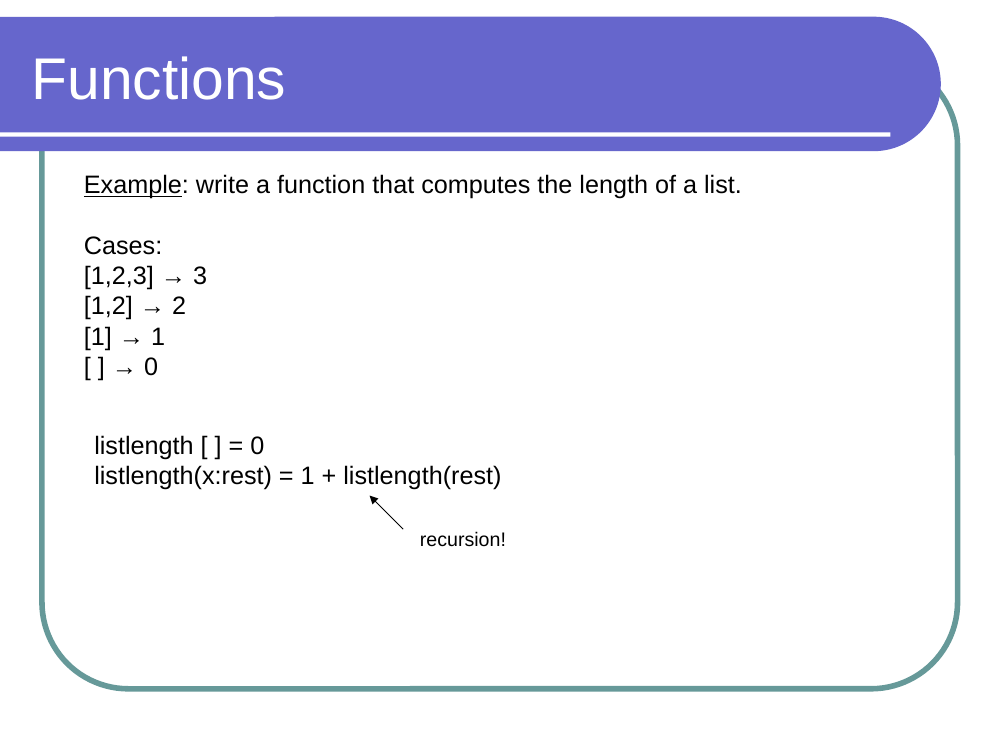
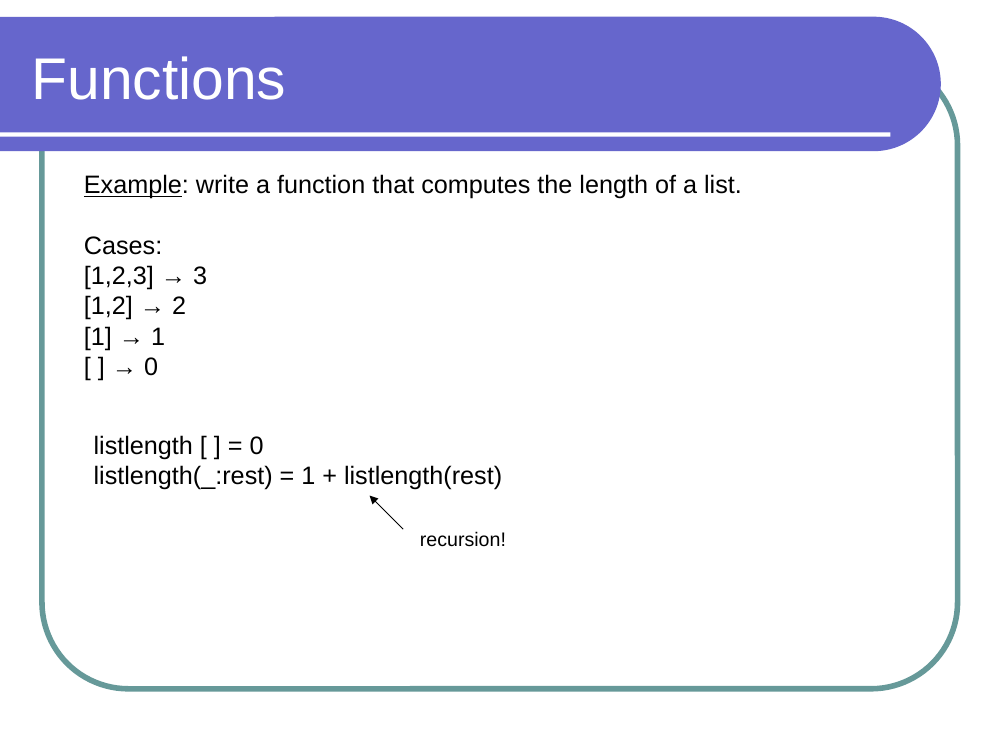
Before and after one commit to lutzhamel/CSC301, a slide deck: slide 2 of notes/csc301-ln015.ppt. Drawn at 1008x756 pixels with LibreOffice and Linux fonts; fonts in the diff are those of the drawing. Boxes give left, top, right and bottom in pixels: in the first picture for what was removed or moved away, otherwise in the second. Text is boxed around its words. In the diff, an @@ line names an element or a change of style, - is before the commit and + after.

```diff
--- a/notes/csc301-ln015.ppt
+++ b/notes/csc301-ln015.ppt
@@ text at (94,465,502,490): text changed @@
-listlength(x:rest) = 1 + listlength(rest)
+listlength(_:rest) = 1 + listlength(rest)
```
Also in this commit, not shown: 2 other slides changed, 1 slide added, 8 other files.
